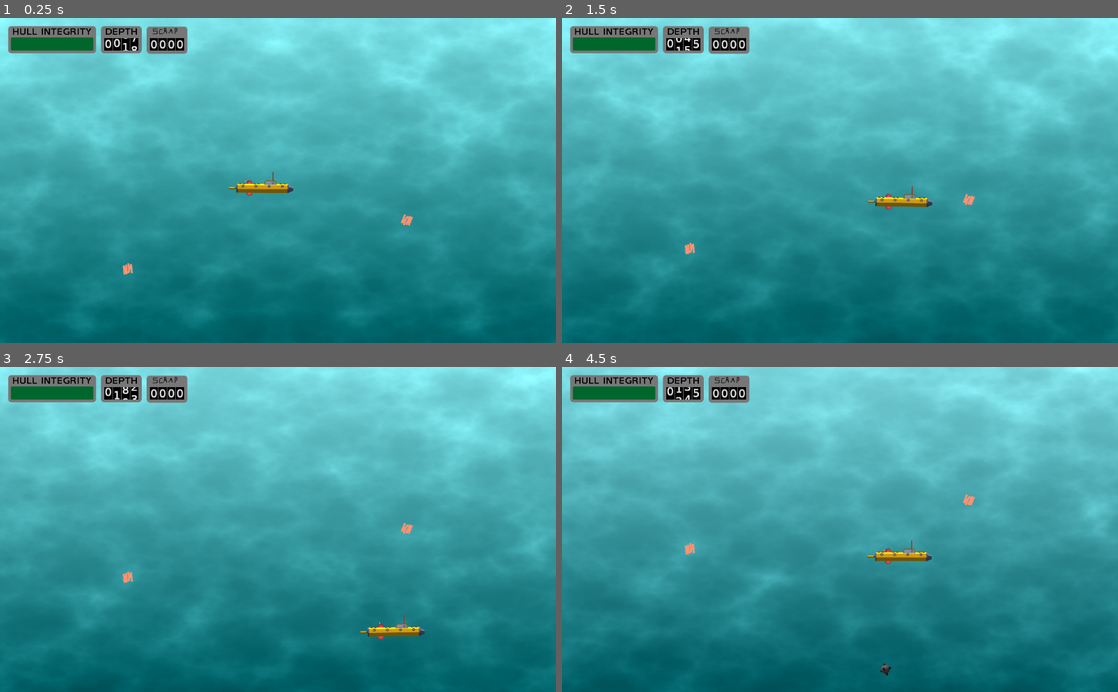
Above: before the commit, frames 1-4 (two rows, left to right).
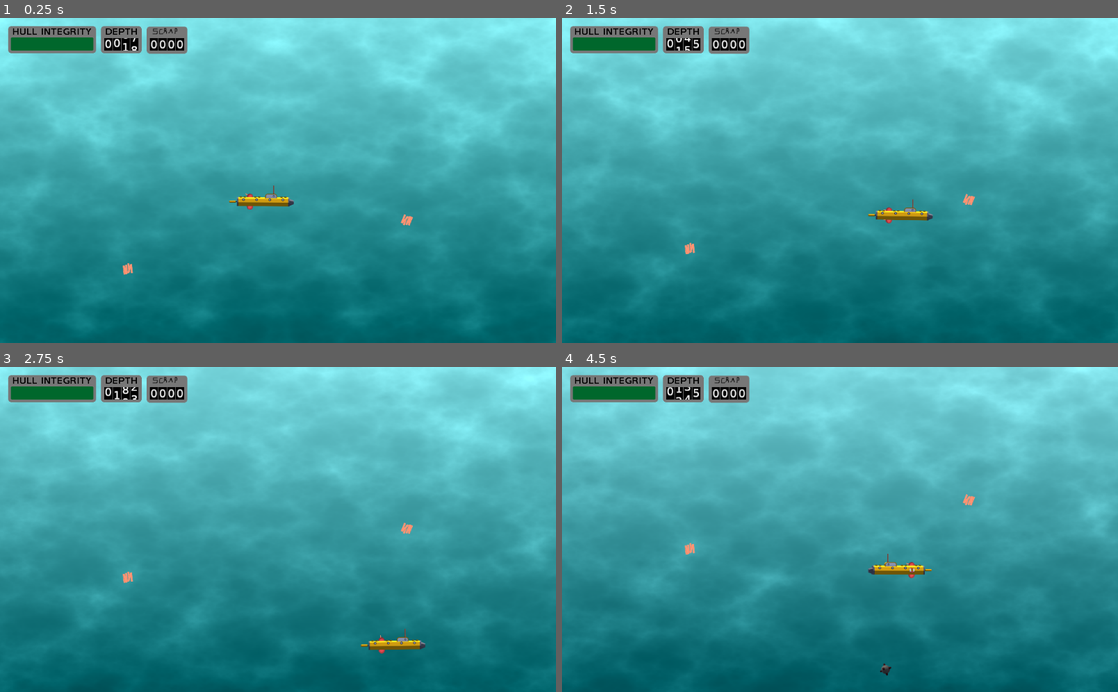
Above: after the commit, the same moments.

Repository: marc-hugh-tom/ludum-dare-48
Game: Godot game, scene res://nodes/PlayState.tscn
Same seed, same stepped clock (60 frames per second), same inputs: the game is played once before the commit and once after it.
Inputs (mouse positions are in pixels of both pictures, inside the frame that each line leads up to):
- Up to frame 1 (0.25 s): no input
- Up to frame 2 (1.5 s): move the mouse to (962, 164) at 0.52 s; hold D (ui_right) 0.53-1.28 s; move the mouse to (728, 196) at 1.27 s; hold S (ui_down) from 1.28 s (still down)
- Up to frame 3 (2.75 s): move the mouse to (333, 458) at 2.02 s; release S (ui_down) at 2.03 s; hold D (ui_right) from 2.03 s (still down)
- Up to frame 4 (4.5 s): move the mouse to (812, 594) at 2.77 s; release D (ui_right) at 2.78 s; hold W (ui_up) 2.78-3.53 s; move the mouse to (1006, 578) at 3.52 s; hold A (ui_left) from 3.53 s (still down); move the mouse to (673, 480) at 4.27 s

The runs differ from the first frame. In frame 1, 0.7% of the frame differs, in the area x 41-53%, y 47-59%; in frame 2, 0.7%; in frame 3, 0.7%; in frame 4, 0.7%, in the area x 54-67%, y 53-65%.

Commit message:
Added player flip animation

Diff:
--- a/nodes/sub.tscn
+++ b/nodes/sub.tscn
@@ -1,31 +1,251 @@
-[gd_scene load_steps=5 format=2]
+[gd_scene load_steps=23 format=2]
 
 [ext_resource path="res://scripts/sub.gd" type="Script" id=1]
 [ext_resource path="res://assets/sub/sprites/sub_00.png" type="Texture" id=2]
 [ext_resource path="res://nodes/turret.tscn" type="PackedScene" id=3]
-
-[sub_resource type="CapsuleShape2D" id=1]
-radius = 30.8111
-height = 342.302
+[ext_resource path="res://assets/sub/sprites/sub_05.png" type="Texture" id=4]
+[ext_resource path="res://assets/sub/sprites/sub_07.png" type="Texture" id=5]
+[ext_resource path="res://assets/sub/sprites/sub_04.png" type="Texture" id=6]
+[ext_resource path="res://assets/sub/sprites/sub_03.png" type="Texture" id=7]
+[ext_resource path="res://assets/sub/sprites/sub_06.png" type="Texture" id=8]
+[ext_resource path="res://assets/sub/sprites/sub_02.png" type="Texture" id=9]
+[ext_resource path="res://assets/sub/sprites/sub_01.png" type="Texture" id=10]
+[ext_resource path="res://assets/sub/sprites/sub_08.png" type="Texture" id=11]
+[ext_resource path="res://assets/sub/sprites/sub_09.png" type="Texture" id=12]
+[ext_resource path="res://assets/sub/sprites/sub_11.png" type="Texture" id=13]
+[ext_resource path="res://assets/sub/sprites/sub_12.png" type="Texture" id=14]
+[ext_resource path="res://assets/sub/sprites/sub_10.png" type="Texture" id=15]
+[ext_resource path="res://assets/sub/sprites/sub_13.png" type="Texture" id=16]
+[ext_resource path="res://assets/sub/sprites/sub_14.png" type="Texture" id=23]
+[ext_resource path="res://assets/sub/sprites/sub_15.png" type="Texture" id=24]
+
+[sub_resource type="SpriteFrames" id=1]
+animations = [ {
+"frames": [ ExtResource( 24 ) ],
+"loop": false,
+"name": "r",
+"speed": 5.0
+}, {
+"frames": [ ExtResource( 24 ), ExtResource( 23 ), ExtResource( 16 ), ExtResource( 14 ), ExtResource( 13 ), ExtResource( 15 ), ExtResource( 12 ), ExtResource( 11 ), ExtResource( 5 ), ExtResource( 8 ), ExtResource( 4 ), ExtResource( 6 ), ExtResource( 7 ), ExtResource( 9 ), ExtResource( 10 ), ExtResource( 2 ) ],
+"loop": false,
+"name": "flip_r_l",
+"speed": 20.0
+}, {
+"frames": [ ExtResource( 2 ), ExtResource( 10 ), ExtResource( 9 ), ExtResource( 7 ), ExtResource( 6 ), ExtResource( 4 ), ExtResource( 8 ), ExtResource( 5 ), ExtResource( 11 ), ExtResource( 12 ), ExtResource( 15 ), ExtResource( 13 ), ExtResource( 14 ), ExtResource( 16 ), ExtResource( 23 ), ExtResource( 24 ) ],
+"loop": false,
+"name": "flip_l_r",
+"speed": 20.0
+}, {
+"frames": [ ExtResource( 2 ) ],
+"loop": false,
+"name": "l",
+"speed": 5.0
+} ]
+
+[sub_resource type="CapsuleShape2D" id=2]
+radius = 24.2429
+height = 272.726
+
+[sub_resource type="Animation" id=3]
+resource_name = "flip_l_r"
+length = 0.8
+step = 0.05
+tracks/0/type = "value"
+tracks/0/path = NodePath("AnimatedSprite:animation")
+tracks/0/interp = 1
+tracks/0/loop_wrap = true
+tracks/0/imported = false
+tracks/0/enabled = true
+tracks/0/keys = {
+"times": PoolRealArray( 0, 0.8 ),
+"transitions": PoolRealArray( 1, 1 ),
+"update": 1,
+"values": [ "flip_l_r", "r" ]
+}
+tracks/1/type = "value"
+tracks/1/path = NodePath("AnimatedSprite:frame")
+tracks/1/interp = 1
+tracks/1/loop_wrap = true
+tracks/1/imported = false
+tracks/1/enabled = true
+tracks/1/keys = {
+"times": PoolRealArray( 0, 0.05, 0.1, 0.15, 0.2, 0.25, 0.3, 0.35, 0.4, 0.45, 0.5, 0.55, 0.6, 0.65, 0.7, 0.75, 0.8 ),
+"transitions": PoolRealArray( 1, 1, 1, 1, 1, 1, 1, 1, 1, 1, 1, 1, 1, 1, 1, 1, 1 ),
+"update": 1,
+"values": [ 0, 1, 2, 3, 4, 5, 6, 7, 8, 9, 10, 11, 12, 13, 14, 15, 0 ]
+}
+tracks/2/type = "value"
+tracks/2/path = NodePath("top_turret:position")
+tracks/2/interp = 1
+tracks/2/loop_wrap = true
+tracks/2/imported = false
+tracks/2/enabled = true
+tracks/2/keys = {
+"times": PoolRealArray( 0, 0.8 ),
+"transitions": PoolRealArray( 1, 1 ),
+"update": 0,
+"values": [ Vector2( -63.6364, 21.2121 ), Vector2( 63.636, 21.212 ) ]
+}
+tracks/3/type = "value"
+tracks/3/path = NodePath("buttom_turret:position")
+tracks/3/interp = 1
+tracks/3/loop_wrap = true
+tracks/3/imported = false
+tracks/3/enabled = true
+tracks/3/keys = {
+"times": PoolRealArray( 0, 0.8 ),
+"transitions": PoolRealArray( 1, 1 ),
+"update": 0,
+"values": [ Vector2( -63.6364, 75.7576 ), Vector2( 63.636, 75.758 ) ]
+}
+tracks/4/type = "value"
+tracks/4/path = NodePath("CollisionShape2D:shape:height")
+tracks/4/interp = 1
+tracks/4/loop_wrap = true
+tracks/4/imported = false
+tracks/4/enabled = true
+tracks/4/keys = {
+"times": PoolRealArray( 0, 0.4, 0.8 ),
+"transitions": PoolRealArray( 1, 1, 1 ),
+"update": 0,
+"values": [ 272.726, 40.0, 272.726 ]
+}
+tracks/5/type = "value"
+tracks/5/path = NodePath("top_turret:scale")
+tracks/5/interp = 1
+tracks/5/loop_wrap = true
+tracks/5/imported = false
+tracks/5/enabled = true
+tracks/5/keys = {
+"times": PoolRealArray( 0, 0.4, 0.8 ),
+"transitions": PoolRealArray( 1, 1, 1 ),
+"update": 0,
+"values": [ Vector2( 0.5, 0.5 ), Vector2( 0.3, 0.3 ), Vector2( 0.5, 0.5 ) ]
+}
+tracks/6/type = "value"
+tracks/6/path = NodePath("buttom_turret:scale")
+tracks/6/interp = 1
+tracks/6/loop_wrap = true
+tracks/6/imported = false
+tracks/6/enabled = true
+tracks/6/keys = {
+"times": PoolRealArray( 0, 0.4, 0.8 ),
+"transitions": PoolRealArray( 1, 1, 1 ),
+"update": 0,
+"values": [ Vector2( 0.5, 0.5 ), Vector2( 0.3, 0.3 ), Vector2( 0.5, 0.5 ) ]
+}
+
+[sub_resource type="Animation" id=4]
+resource_name = "flip_r_l"
+length = 0.8
+step = 0.05
+tracks/0/type = "value"
+tracks/0/path = NodePath("AnimatedSprite:animation")
+tracks/0/interp = 1
+tracks/0/loop_wrap = true
+tracks/0/imported = false
+tracks/0/enabled = true
+tracks/0/keys = {
+"times": PoolRealArray( 0, 0.8 ),
+"transitions": PoolRealArray( 1, 1 ),
+"update": 1,
+"values": [ "flip_r_l", "l" ]
+}
+tracks/1/type = "value"
+tracks/1/path = NodePath("AnimatedSprite:frame")
+tracks/1/interp = 1
+tracks/1/loop_wrap = true
+tracks/1/imported = false
+tracks/1/enabled = true
+tracks/1/keys = {
+"times": PoolRealArray( 0, 0.05, 0.1, 0.15, 0.2, 0.25, 0.3, 0.35, 0.4, 0.45, 0.5, 0.55, 0.6, 0.65, 0.7, 0.75, 0.8 ),
+"transitions": PoolRealArray( 1, 1, 1, 1, 1, 1, 1, 1, 1, 1, 1, 1, 1, 1, 1, 1, 1 ),
+"update": 1,
+"values": [ 0, 1, 2, 3, 4, 5, 6, 7, 8, 9, 10, 11, 12, 13, 14, 15, 0 ]
+}
+tracks/2/type = "value"
+tracks/2/path = NodePath("top_turret:position")
+tracks/2/interp = 1
+tracks/2/loop_wrap = true
+tracks/2/imported = false
+tracks/2/enabled = true
+tracks/2/keys = {
+"times": PoolRealArray( 0, 0.8 ),
+"transitions": PoolRealArray( 1, 1 ),
+"update": 0,
+"values": [ Vector2( 63.636, 21.212 ), Vector2( -63.6364, 21.2121 ) ]
+}
+tracks/3/type = "value"
+tracks/3/path = NodePath("buttom_turret:position")
+tracks/3/interp = 1
+tracks/3/loop_wrap = true
+tracks/3/imported = false
+tracks/3/enabled = true
+tracks/3/keys = {
+"times": PoolRealArray( 0, 0.8 ),
+"transitions": PoolRealArray( 1, 1 ),
+"update": 0,
+"values": [ Vector2( 63.636, 75.758 ), Vector2( -63.6364, 75.7576 ) ]
+}
+tracks/4/type = "value"
+tracks/4/path = NodePath("CollisionShape2D:shape:height")
+tracks/4/interp = 1
+tracks/4/loop_wrap = true
+tracks/4/imported = false
+tracks/4/enabled = true
+tracks/4/keys = {
+"times": PoolRealArray( 0, 0.4, 0.8 ),
+"transitions": PoolRealArray( 1, 1, 1 ),
+"update": 0,
+"values": [ 272.726, 40.0, 272.726 ]
+}
+tracks/5/type = "value"
+tracks/5/path = NodePath("top_turret:scale")
+tracks/5/interp = 1
+tracks/5/loop_wrap = true
+tracks/5/imported = false
+tracks/5/enabled = true
+tracks/5/keys = {
+"times": PoolRealArray( 0, 0.4, 0.8 ),
+"transitions": PoolRealArray( 1, 1, 1 ),
+"update": 0,
+"values": [ Vector2( 0.5, 0.5 ), Vector2( 0.3, 0.3 ), Vector2( 0.5, 0.5 ) ]
+}
+tracks/6/type = "value"
+tracks/6/path = NodePath("buttom_turret:scale")
+tracks/6/interp = 1
+tracks/6/loop_wrap = true
+tracks/6/imported = false
+tracks/6/enabled = true
+tracks/6/keys = {
+"times": PoolRealArray( 0, 0.4, 0.8 ),
+"transitions": PoolRealArray( 1, 1, 1 ),
+"update": 0,
+"values": [ Vector2( 0.5, 0.5 ), Vector2( 0.3, 0.3 ), Vector2( 0.5, 0.5 ) ]
+}
 
 [node name="sub" type="KinematicBody2D"]
 scale = Vector2( 0.33, 0.33 )
 script = ExtResource( 1 )
 
 [node name="top_turret" parent="." instance=ExtResource( 3 )]
-position = Vector2( -67, -53.788 )
+position = Vector2( -63.6364, 21.2121 )
 scale = Vector2( 0.5, 0.5 )
 
 [node name="buttom_turret" parent="." instance=ExtResource( 3 )]
-position = Vector2( -67, -1.515 )
+position = Vector2( -63.6364, 75.7576 )
 scale = Vector2( 0.5, 0.5 )
 is_bottom = true
 
-[node name="Sprite" type="Sprite" parent="."]
-position = Vector2( -3.82658, -74.8811 )
-texture = ExtResource( 2 )
+[node name="AnimatedSprite" type="AnimatedSprite" parent="."]
+frames = SubResource( 1 )
+animation = "l"
 
 [node name="CollisionShape2D" type="CollisionShape2D" parent="."]
-position = Vector2( 7.65317, -27.1735 )
+position = Vector2( 0, 48.4848 )
 rotation = -1.5708
-shape = SubResource( 1 )
+shape = SubResource( 2 )
+
+[node name="AnimationPlayer" type="AnimationPlayer" parent="."]
+anims/flip_l_r = SubResource( 3 )
+anims/flip_r_l = SubResource( 4 )
--- a/scripts/sub.gd
+++ b/scripts/sub.gd
@@ -277,6 +277,7 @@
 var motion := Vector2(0.0, 0.0)
 var impulse_force := Vector2(0.0, 0.0)
 
+
 func _ready():
 	self.vertical_movement_graph = VerticalMovementGraph.new(self)
 	self.horizontal_movement_graph = HorizontalMovementGraph.new(self)
@@ -286,7 +287,10 @@
 	horizontal_movement_graph.physics_process(delta, self)
 	bob.physics_process(delta, self)
 	impulse_dampen.physics_process(delta, self)
-
+	if $AnimatedSprite.get_animation() == 'l' and self.motion.x < 0:
+		$AnimationPlayer.play("flip_l_r")
+	elif $AnimatedSprite.get_animation() == 'r' and self.motion.x > 0:
+		$AnimationPlayer.play("flip_r_l")
 	self.position += self.motion
 	self.position += self.impulse_force
 
